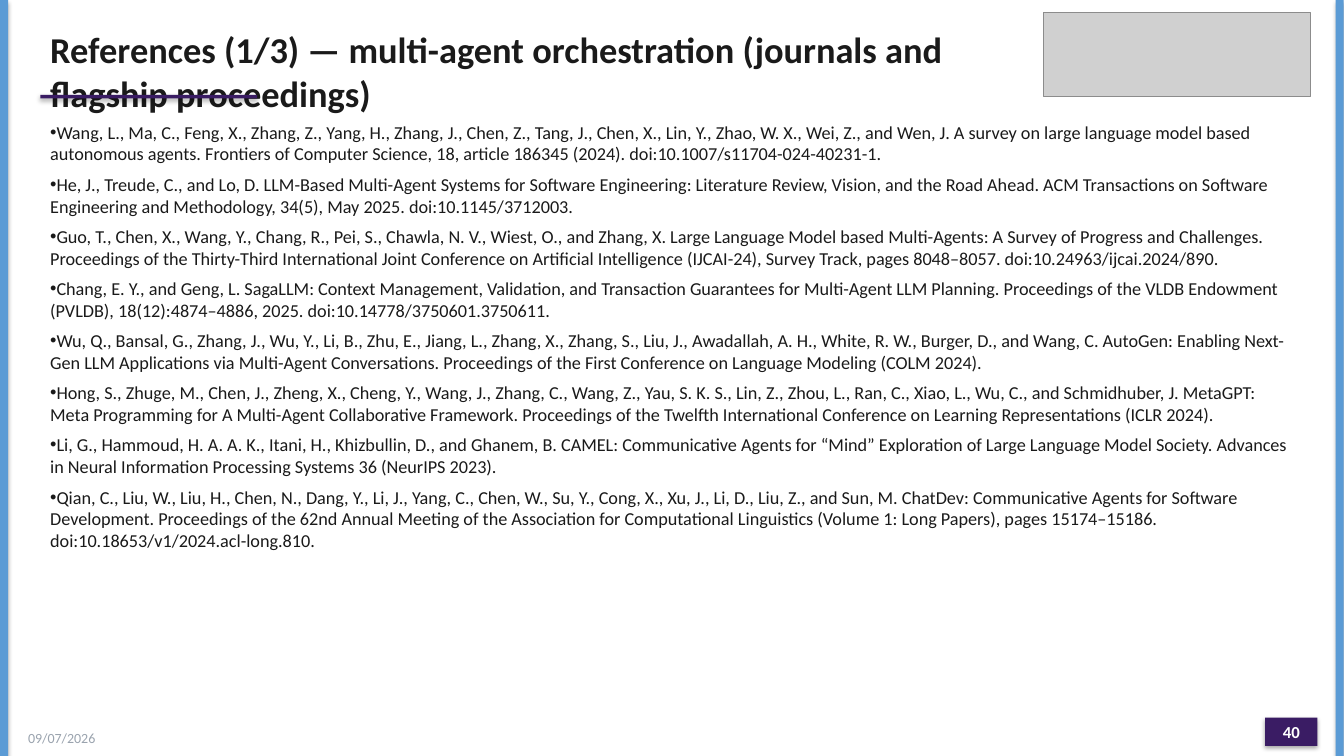
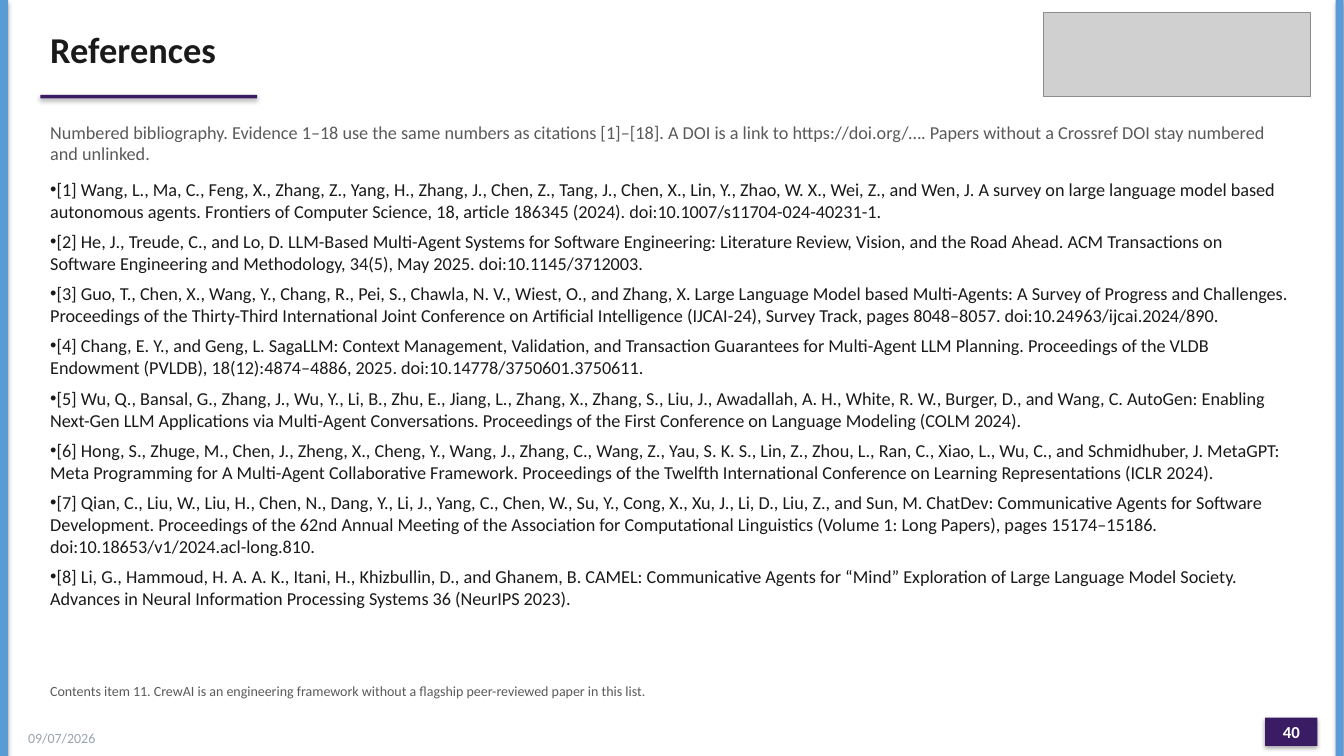
Before and after one commit to joyjeni/phd-agentic-ai-master, a slide deck: slide 40 of ACRS_PhD_Proposal_JenishaT_24ETRP720001.pptx. Drawn at 1344x756 pixels with LibreOffice and Linux fonts; fonts in the diff are those of the drawing; grey boxes stand for pictures. Boxes give left, top, right and bottom in pixels: in the first picture for what was removed or moved away, otherwise in the second. Text is boxed around its words. In the diff, an @@ line names an element or a change of style, - is before the commit and + after.

Commit message:
Number the bibliography, add References to Contents, and link DOIs.
Evidence n is citation [n]. Each Crossref DOI opens https://doi.org/….

```diff
--- a/ACRS_PhD_Proposal_JenishaT_24ETRP720001.pptx
+++ b/ACRS_PhD_Proposal_JenishaT_24ETRP720001.pptx
@@ text at box(50, 37, 216, 64): text changed @@
-References (1/3) — multi-agent orchestration (journals and flagship proceedings)
+References
@@ text added at box(50, 126, 1265, 160), 13 pt, text #5A5A5A @@
+Numbered bibliography. Evidence 1–18 use the same numbers as citations [1]–[18]. A DOI is a link to https://doi.org/…. Papers without a Crossref DOI stay numbered and unlinked.
@@ text at box(50, 183, 1287, 608): text changed @@
-• Wang, L., Ma, C., Feng, X., Zhang, Z., Yang, H., Zhang, J., Chen, Z., Tang, J., Chen, X., Lin, Y., Zhao, W. X., Wei, Z., and Wen, J. A survey on large language model based autonomous agents. Frontiers of Computer Science, 18, article 186345 (2024). doi:10.1007/s11704-024-40231-1.
-• He, J., Treude, C., and Lo, D. LLM-Based Multi-Agent Systems for Software Engineering: Literature Review, Vision, and the Road Ahead. ACM Transactions on Software Engineering and Methodology, 34(5), May 2025. doi:10.1145/3712003.
-• Guo, T., Chen, X., Wang, Y., Chang, R., Pei, S., Chawla, N. V., Wiest, O., and Zhang, X. Large Language Model based Multi-Agents: A Survey of Progress and Challenges. Proceedings of the Thirty-Third International Joint Conference on Artificial Intelligence (IJCAI-24), Survey Track, pages 8048–8057. doi:10.24963/ijcai.2024/890.
-• Chang, E. Y., and Geng, L. SagaLLM: Context Management, Validation, and Transaction Guarantees for Multi-Agent LLM Planning. Proceedings of the VLDB Endowment (PVLDB), 18(12):4874–4886, 2025. doi:10.14778/3750601.3750611.
-• Wu, Q., Bansal, G., Zhang, J., Wu, Y., Li, B., Zhu, E., Jiang, L., Zhang, X., Zhang, S., Liu, J., Awadallah, A. H., White, R. W., Burger, D., and Wang, C. AutoGen: Enabling Next-Gen LLM Applications via Multi-Agent Conversations. Proceedings of the First Conference on Language Modeling (COLM 2024).
-• Hong, S., Zhuge, M., Chen, J., Zheng, X., Cheng, Y., Wang, J., Zhang, C., Wang, Z., Yau, S. K. S., Lin, Z., Zhou, L., Ran, C., Xiao, L., Wu, C., and Schmidhuber, J. MetaGPT: Meta Programming for A Multi-Agent Collaborative Framework. Proceedings of the Twelfth International Conference on Learning Representations (ICLR 2024).
-• Li, G., Hammoud, H. A. A. K., Itani, H., Khizbullin, D., and Ghanem, B. CAMEL: Communicative Agents for “Mind” Exploration of Large Language Model Society. Advances in Neural Information Processing Systems 36 (NeurIPS 2023).
-• Qian, C., Liu, W., Liu, H., Chen, N., Dang, Y., Li, J., Yang, C., Chen, W., Su, Y., Cong, X., Xu, J., Li, D., Liu, Z., and Sun, M. ChatDev: Communicative Agents for Software Development. Proceedings of the 62nd Annual Meeting of the Association for Computational Linguistics (Volume 1: Long Papers), pages 15174–15186. doi:10.18653/v1/2024.acl-long.810.
+• [1] Wang, L., Ma, C., Feng, X., Zhang, Z., Yang, H., Zhang, J., Chen, Z., Tang, J., Chen, X., Lin, Y., Zhao, W. X., Wei, Z., and Wen, J. A survey on large language model based autonomous agents. Frontiers of Computer Science, 18, article 186345 (2024). doi:10.1007/s11704-024-40231-1.
+• [2] He, J., Treude, C., and Lo, D. LLM-Based Multi-Agent Systems for Software Engineering: Literature Review, Vision, and the Road Ahead. ACM Transactions on Software Engineering and Methodology, 34(5), May 2025. doi:10.1145/3712003.
+• [3] Guo, T., Chen, X., Wang, Y., Chang, R., Pei, S., Chawla, N. V., Wiest, O., and Zhang, X. Large Language Model based Multi-Agents: A Survey of Progress and Challenges. Proceedings of the Thirty-Third International Joint Conference on Artificial Intelligence (IJCAI-24), Survey Track, pages 8048–8057. doi:10.24963/ijcai.2024/890.
+• [4] Chang, E. Y., and Geng, L. SagaLLM: Context Management, Validation, and Transaction Guarantees for Multi-Agent LLM Planning. Proceedings of the VLDB Endowment (PVLDB), 18(12):4874–4886, 2025. doi:10.14778/3750601.3750611.
+• [5] Wu, Q., Bansal, G., Zhang, J., Wu, Y., Li, B., Zhu, E., Jiang, L., Zhang, X., Zhang, S., Liu, J., Awadallah, A. H., White, R. W., Burger, D., and Wang, C. AutoGen: Enabling Next-Gen LLM Applications via Multi-Agent Conversations. Proceedings of the First Conference on Language Modeling (COLM 2024).
+• [6] Hong, S., Zhuge, M., Chen, J., Zheng, X., Cheng, Y., Wang, J., Zhang, C., Wang, Z., Yau, S. K. S., Lin, Z., Zhou, L., Ran, C., Xiao, L., Wu, C., and Schmidhuber, J. MetaGPT: Meta Programming for A Multi-Agent Collaborative Framework. Proceedings of the Twelfth International Conference on Learning Representations (ICLR 2024).
+• [7] Qian, C., Liu, W., Liu, H., Chen, N., Dang, Y., Li, J., Yang, C., Chen, W., Su, Y., Cong, X., Xu, J., Li, D., Liu, Z., and Sun, M. ChatDev: Communicative Agents for Software Development. Proceedings of the 62nd Annual Meeting of the Association for Computational Linguistics (Volume 1: Long Papers), pages 15174–15186. doi:10.18653/v1/2024.acl-long.810.
+• [8] Li, G., Hammoud, H. A. A. K., Itani, H., Khizbullin, D., and Ghanem, B. CAMEL: Communicative Agents for “Mind” Exploration of Large Language Model Society. Advances in Neural Information Processing Systems 36 (NeurIPS 2023).
@@ text added at box(50, 686, 645, 699), 10 pt, text #5A5A5A @@
+Contents item 11. CrewAI is an engineering framework without a flagship peer-reviewed paper in this list.
```
Also in this commit, not shown: 4 other slides changed, 53 other files.
